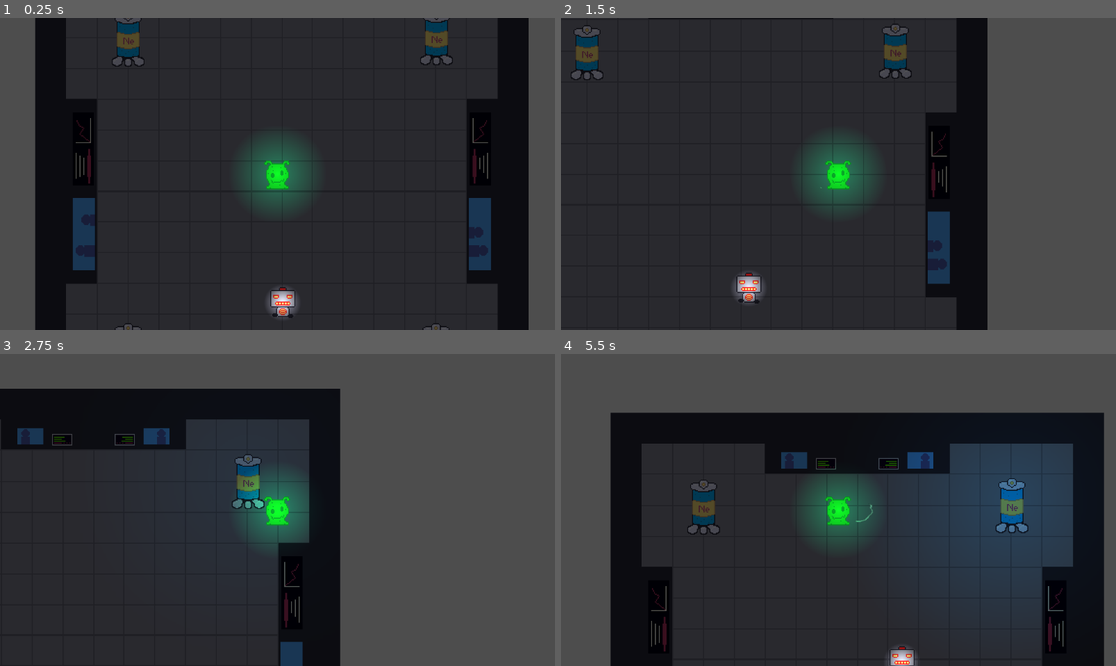
Above: before the commit, frames 1-4 (two rows, left to right).
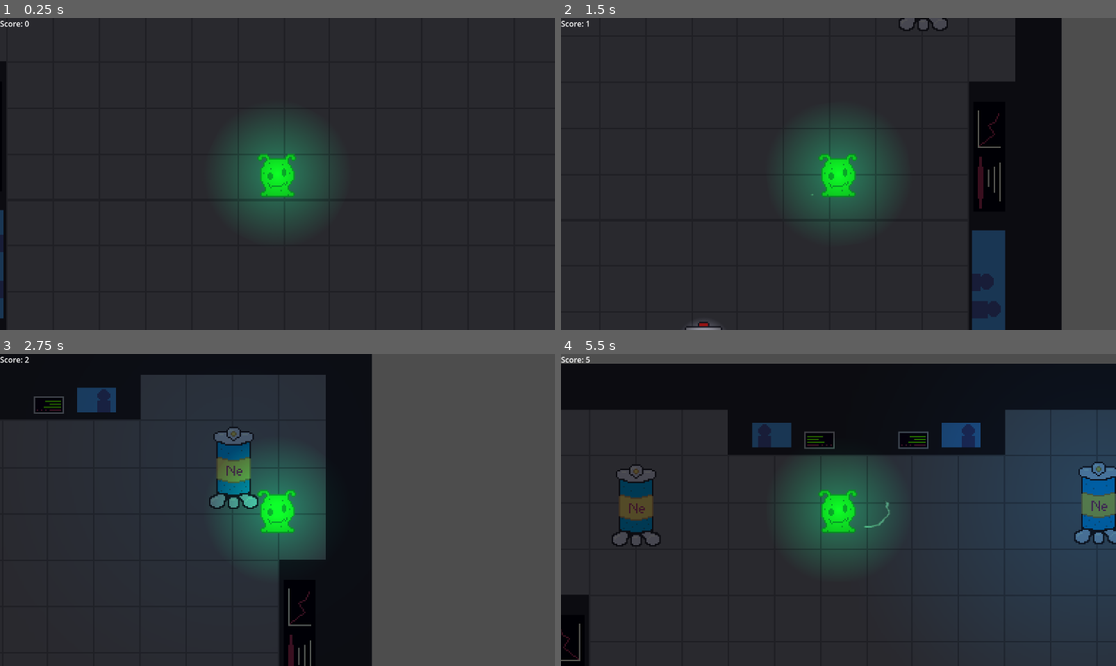
Above: after the commit, the same moments.

Repository: ACM-Game-Dev/FullyhacksSpring2024
Game: Godot game, scene res://map.tscn
The game is run twice, just before and just after one commit, with the same random seed, the same clock (stepped at 60 frames per second) and the same inputs.
Inputs (mouse positions are in pixels of both pictures, inside the frame that each line leads up to):
- Up to frame 1 (0.25 s): no input
- Up to frame 2 (1.5 s): move the mouse to (960, 158) at 0.52 s; hold D (move_right) 0.53-1.28 s; click (960, 158) at 0.67 s; move the mouse to (727, 189) at 1.27 s; hold W (move_down) from 1.28 s (still down); click (727, 189) at 1.42 s
- Up to frame 3 (2.75 s): move the mouse to (333, 441) at 2.02 s; release W (move_down) at 2.03 s; hold D (move_right) from 2.03 s (still down); click (333, 441) at 2.17 s
- Up to frame 4 (5.5 s): move the mouse to (810, 572) at 2.77 s; release D (move_right) at 2.78 s; hold S (move_up) 2.78-3.53 s; click (810, 572) at 2.92 s; move the mouse to (1005, 556) at 3.52 s; hold A (move_left) 3.53-5.03 s; click (1005, 556) at 3.67 s; move the mouse to (672, 463) at 4.27 s; click (672, 463) at 4.42 s; move the mouse to (866, 510) at 5.02 s; hold W (move_down) from 5.03 s (still down); click (866, 510) at 5.17 s

The runs differ from the first frame. In frame 1, 32% of the frame differs, in the area x 0-100%, y 0-100%; in frame 2, 25%; in frame 3, 25%; in frame 4, 47%.

Commit message:
Added enemy speed ramp

Diff:
--- a/FullyHacks/Character/Arm.gd
+++ b/FullyHacks/Character/Arm.gd
@@ -6,9 +6,9 @@
 const DAMAGE_VAL = 25
 
 
-func _on_player_melee():
+func _on_player_melee(val):
 	print("Meled")
 	for body in get_overlapping_bodies():
 		print(body.name)
 		if body.has_method("take_damage"):
-			body.take_damage(DAMAGE_VAL)
+			body.take_damage(val)
--- a/FullyHacks/Character/MeleeAnimator.gd
+++ b/FullyHacks/Character/MeleeAnimator.gd
@@ -8,7 +8,7 @@
 func _ready():
 	animation = ANIMATIONS.idle
 
-func _on_player_melee():
+func _on_player_melee(val):
 	play(ANIMATIONS.melee_swing)
 
 
--- a/FullyHacks/Character/player.tscn
+++ b/FullyHacks/Character/player.tscn
@@ -315,6 +315,7 @@
 shape = SubResource("CircleShape2D_g20un")
 
 [node name="Camera2D" type="Camera2D" parent="."]
+zoom = Vector2(1.5, 1.5)
 
 [node name="Arm" type="Area2D" parent="."]
 unique_name_in_owner = true
--- a/FullyHacks/CharacterBody2D.gd
+++ b/FullyHacks/CharacterBody2D.gd
@@ -11,6 +11,8 @@
 const MAX_ENERGY = 100
 const MELEE_COOLDOWN = 0.6
 const RANGED_COOLDOWN = 0.05
+
+var melee_damage = 25.0
 
 # Get the gravity from the project settings to be synced with RigidBody nodes.
 var gravity = ProjectSettings.get_setting("physics/2d/default_gravity")
@@ -36,7 +38,7 @@
 
 func check_melee():
 	if Input.is_mouse_button_pressed(MOUSE_BUTTON_LEFT) and can_melee:
-		melee.emit()
+		melee.emit(melee_damage)
 
 func check_ranged():
 	if Input.is_mouse_button_pressed(MOUSE_BUTTON_RIGHT) and can_ranged:
@@ -63,11 +65,11 @@
 	look_at(mouse_pos)
 	check_melee()
 	check_ranged()
-	print(energy)
+	#print(energy)
 	move_and_slide()
 
 
-func _on_melee():
+func _on_melee(val):
 	#print("MELEE'D")
 	can_melee = false
 
--- a/FullyHacks/GameManager.gd
+++ b/FullyHacks/GameManager.gd
@@ -61,6 +61,8 @@
 	#print(difficulty)
 
 	#print(time)
+func get_difficulty():
+	return difficulty
 
 func _process(delta):
 	check_spawn_monster()
--- a/FullyHacks/Melee.tscn
+++ b/FullyHacks/Melee.tscn
@@ -63,7 +63,7 @@
 [node name="AnimatedSprite2D" type="AnimatedSprite2D" parent="."]
 scale = Vector2(2, 2)
 sprite_frames = SubResource("SpriteFrames_bne58")
-frame_progress = 0.709463
+frame_progress = 0.23532
 
 [node name="PointLight2D" type="PointLight2D" parent="."]
 texture = SubResource("GradientTexture2D_sj0ew")
--- a/FullyHacks/Melee_Logic.gd
+++ b/FullyHacks/Melee_Logic.gd
@@ -1,23 +1,30 @@
 extends CharacterBody2D
 
+const DEFAULT_SPEED = 50
 var SPEED = 50
 var gravity = ProjectSettings.get_setting("physics/2d/default_gravity")
 @onready var game = get_parent()
+@onready var difficulty = game.get_difficulty()
 @onready var player = game.get_node("Player")
+@onready var spire = game.get_node("Spires").get_node("Spire1")
 var direction
-@onready var health = 50 + (10 * (game.difficulty - 1))
+@onready var max_health = 50 + (10 * (game.difficulty - 1))
+@onready var health = max_health
 @onready var attack = 1 + (1 * (game.difficulty -1))
 var chase = true
 var attacking = false
 @onready var attacktimer = $PlayerDetection/Attack_Timer
-
 # Called when the node enters the scene tree for the first time.
 func _ready():
 	pass
 
+func update_speed():
+	print(spire.get_global_charge())
+	SPEED = DEFAULT_SPEED + spire.get_global_charge()
 
 # Called every frame. 'delta' is the elapsed time since the previous frame.
 func _process(delta):
+	$PointLight2D.energy = health / max_health
 	direction = (player.global_position - self.global_position).normalized()
 	if chase == true:
 		velocity.x = direction.x * SPEED
@@ -28,6 +35,7 @@
 	if attacking:
 		damage_player()
 		#print(player.energy)
+	update_speed()
 	move_and_slide()
 
 
--- a/FullyHacks/Spire2D.gd
+++ b/FullyHacks/Spire2D.gd
@@ -50,3 +50,6 @@
 	if body.has_method("gain_energy"):
 		charging = false
 		print("Charging Stopped!")
+
+func get_global_charge():
+	return global_charge
--- /dev/null
+++ b/FullyHacks/UI.gd
@@ -0,0 +1,13 @@
+extends CanvasLayer
+
+var score = 0.0
+
+# Called when the node enters the scene tree for the first time.
+func _ready():
+	pass # Replace with function body.
+
+
+# Called every frame. 'delta' is the elapsed time since the previous frame.
+func _process(delta):
+	score += delta
+	$Label.text = "Score: " + str(int(score))
--- a/FullyHacks/map.tscn
+++ b/FullyHacks/map.tscn
@@ -1,10 +1,11 @@
-[gd_scene load_steps=8 format=3 uid="uid://bkk3uhvumqs3t"]
+[gd_scene load_steps=9 format=3 uid="uid://bkk3uhvumqs3t"]
 
 [ext_resource type="Script" path="res://GameManager.gd" id="1_ty2ar"]
 [ext_resource type="PackedScene" uid="uid://cmsssbsoe6chl" path="res://Character/player.tscn" id="1_uajbq"]
 [ext_resource type="PackedScene" uid="uid://dx1lwwrqt5a4k" path="res://spire.tscn" id="2_yeweq"]
 [ext_resource type="Texture2D" uid="uid://hcltwokxstf4" path="res://Art/map.png" id="4_4x3vx"]
 [ext_resource type="AudioStream" uid="uid://cdhgpu7htfpkb" path="res://Art/lazer-beam-matrika-main-version-02-10-14846.mp3" id="5_kgxj1"]
+[ext_resource type="Script" path="res://UI.gd" id="6_os16w"]
 
 [sub_resource type="RectangleShape2D" id="RectangleShape2D_khguq"]
 size = Vector2(19.25, 21)
@@ -253,5 +254,14 @@
 [node name="CanvasModulate" type="CanvasModulate" parent="."]
 color = Color(0.32549, 0.32549, 0.32549, 1)
 
+[node name="CanvasLayer" type="CanvasLayer" parent="."]
+script = ExtResource("6_os16w")
+
+[node name="Label" type="Label" parent="CanvasLayer"]
+offset_right = 40.0
+offset_bottom = 23.0
+text = "Score:
+"
+
 [connection signal="player_death" from="Player" to="." method="_on_player_player_death"]
 [connection signal="timeout" from="TimeIncrement" to="." method="_on_time_increment_timeout"]
